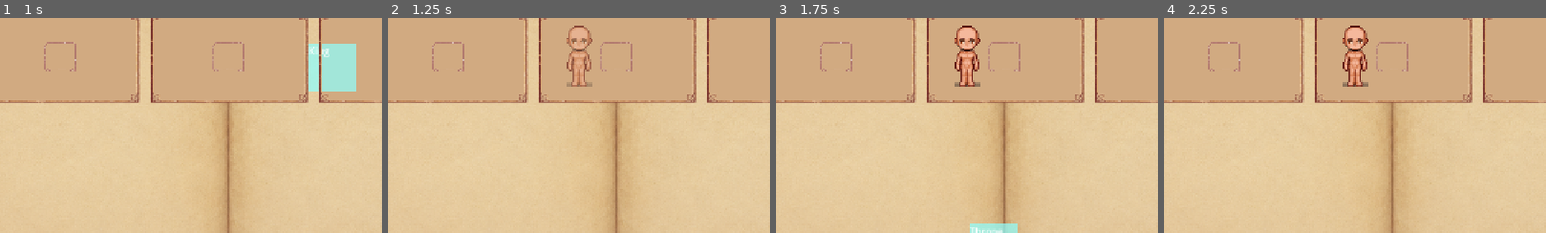
Above: before the commit, frames 1-4 (left to right).
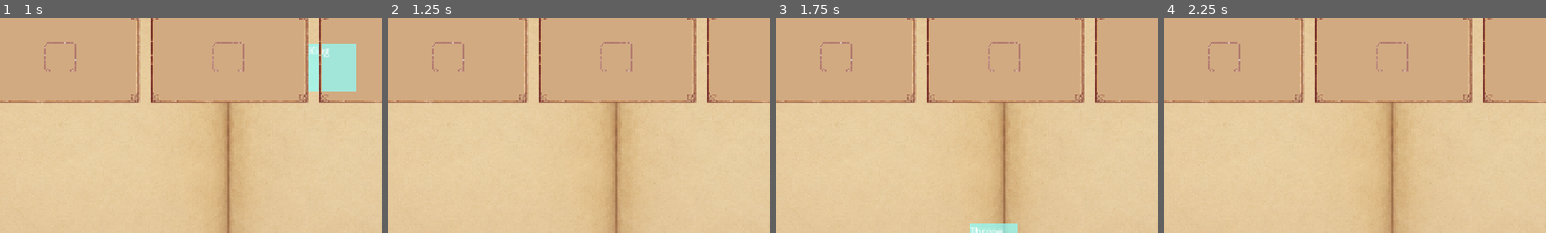
Above: after the commit, the same moments.

Repository: yudur/storyteller-godot-3info-game
Game: Godot game, scene res://src/screens/game_screen/game_screen.tscn
Same seed, same stepped clock (60 frames per second), same inputs: the game is played once before the commit and once after it.
Inputs (mouse positions are % of the whole screen's width and height, from its top left):
- Up to frame 1 (1 s): tap Enter at 0.5 s; drag from (38, 78) to (60, 28) at 0.52 s
- Up to frame 2 (1.25 s): no input
- Up to frame 3 (1.75 s): drag from (46, 78) to (45, 70) at 1.27 s
- Up to frame 4 (2.25 s): move the mouse to (53, 78) at 2.02 s; click (53, 78) at 2.17 s
The pictures show only the part of the screen within x 20-70%, y 22-72%; the shares and areas given below are measured in that part.

Frame 1 is identical in both runs. In frame 2, 0.7% of the frame differs, in the area x 46-54%, y 3-32%; in frame 3, 1.2%; in frame 4, 1.2%.

Commit message:
refactor: organizing code and fixing minor inconsistencies

Diff:
--- a/data/characters/monster.tres
+++ b/data/characters/monster.tres
@@ -1,9 +1,11 @@
-[gd_resource type="Resource" script_class="CharacterData" load_steps=2 format=3 uid="uid://cgmosnecok2kd"]
+[gd_resource type="Resource" script_class="CharacterData" load_steps=3 format=3 uid="uid://bof5psw7do1db"]
 
 [ext_resource type="Script" uid="uid://lywddvaxagxe" path="res://core/resources/character_data.gd" id="1_ckqcv"]
+[ext_resource type="Texture2D" uid="uid://d18fp6qnklow5" path="res://assets/sprites/personagens/rei/SSMale(Walking-normal)A2.png" id="2_xjihn"]
 
 [resource]
 script = ExtResource("1_ckqcv")
 id = "monster"
 display_name = "Monster"
+sprite_normal = ExtResource("2_xjihn")
 metadata/_custom_type_script = "uid://lywddvaxagxe"
--- a/src/comic_frame/comic_frame.gd
+++ b/src/comic_frame/comic_frame.gd
@@ -1,101 +1,88 @@
 class_name ComicFrame
 extends Control
 
+enum CharacterSide {
+	LEFT,
+	RIGHT
+}
 
-# References for internal visual nodes
 @onready var background: TextureRect = $Background
-@onready var slotLeft: Control = $slotLeft
-@onready var slotRight: Control = $slotRight
-@onready var sprite_left: TextureRect = $slotLeft/CaracterTexture
-@onready var sprite_right: TextureRect = $slotRight/CaracterTexture
+@onready var sprite_left: TextureRect = $slotLeft/CharacterTexture
+@onready var sprite_right: TextureRect = $slotRight/CharacterTexture
+@onready var animator: FrameAnimator = $FrameAnimator
+@onready var story_logic: FrameStoryLogic = $FrameStoryLogic
 
-# Variables storing the current state of the data for this frame
-var current_scene: SceneData = null
-var character_left: CharacterData = null
-var character_right: CharacterData = null
-
-var tween_left:Tween
-var tween_right:Tween
+var current_scene: SceneData
+var character_left: CharacterData
+var character_right: CharacterData
 
 func _ready() -> void:
 	clear_frame()
 
 func clear_frame() -> void:
+	animator.reset()
 	current_scene = null
 	character_left = null
 	character_right = null
 	background.texture = null
 	sprite_left.texture = null
-	sprite_right = null
-
-func animate_scene() -> void:
-	background.modulate.a = 0.0
-
-	var tween = create_tween()
-
-	tween.tween_property(background,
-	"modulate:a",
-	 1.0,
-	 0.5
-	).set_trans(Tween.TRANS_SINE).set_ease(Tween.EASE_OUT)
+	sprite_right.texture = null
 
 func set_scene(scene: SceneData) -> void:
 	current_scene = scene
-	if current_scene and current_scene.background:
-		background.texture = current_scene.background
-		animate_scene()
+	background.texture = scene.background if scene else null
+
+	if background.texture:
+		animator.fade_in_scene(background)
 	else:
-		background.texture = null
+		background.modulate.a = 1.0
 
-	SignalBus.frame_changed.emit()
+	_emit_frame_changed()
 
-
-
-func animate_character(sprite: TextureRect, side : String) -> void:
-	if side == "left":
-		if tween_left and tween_left.is_running():
-			tween_left.kill()
-	else:
-		if tween_right and tween_right.is_running():
-			tween_right.kill()
-
-	var tween = create_tween()
-	sprite.modulate.a = 0.0
-	tween.tween_property(sprite, "modulate:a", 1.0, 0.4)
-
-func add_character(character: CharacterData, side: String) -> void:
-	if side == "left":
-		character_left = character
-		sprite_left.texture = character.sprite_normal
-		animate_character(sprite_left, "left")
-	elif side == "right":
-		character_right = character
-		sprite_right.texture = character.sprite_normal
-		animate_character(sprite_right,"right")
-	else:
+func add_character(character: CharacterData, side: CharacterSide) -> void:
+	if not character or not character.sprite_normal:
 		return
 
-	# Updates the characters' appearance depending on the scene context
-	update_frame_logic()
-
-	SignalBus.frame_changed.emit()
-
-func update_frame_logic() -> void:
-	if not current_scene:
+	var sprite := _get_sprite(side)
+	if not sprite:
 		return
 
-	# TODO: simple context check
-	if character_left and character_right:
-		if character_left.id == "king" and character_right.id == "monster":
-			print("o rei esta assustado aaaaaaaa")
+	if side == CharacterSide.LEFT:
+		character_left = character
+	else:
+		character_right = character
 
-func _can_drop_data(at_position: Vector2, data: Variant) -> bool:
-	# The frame accepts the data if it is a character or a scene.
-	return data is CharacterData or data is SceneData
+	sprite.texture = character.sprite_normal
+	animator.fade_in_character(sprite, _side_name(side))
+	story_logic.update_scene_state(current_scene, character_left, character_right)
+	_emit_frame_changed()
+
+func _can_drop_data(_at_position: Vector2, data: Variant) -> bool:
+	if data is SceneData:
+		return true
+
+	return data is CharacterData and background.texture != null
 
 func _drop_data(at_position: Vector2, data: Variant) -> void:
 	if data is SceneData:
 		set_scene(data)
 	elif data is CharacterData:
-		# TODO: Plays in the left slot by default to test.
-		add_character(data, "left")
+		add_character(data, _side_from_position(at_position))
+
+func _get_sprite(side: CharacterSide) -> TextureRect:
+	if side == CharacterSide.LEFT:
+		return sprite_left
+	return sprite_right
+
+func _side_from_position(position: Vector2) -> CharacterSide:
+	if position.x < size.x * 0.5:
+		return CharacterSide.LEFT
+	return CharacterSide.RIGHT
+
+func _side_name(side: CharacterSide) -> String:
+	if side == CharacterSide.LEFT:
+		return "left"
+	return "right"
+
+func _emit_frame_changed() -> void:
+	SignalBus.frame_changed.emit()
--- a/src/comic_frame/comic_frame.tscn
+++ b/src/comic_frame/comic_frame.tscn
@@ -1,9 +1,11 @@
-[gd_scene load_steps=5 format=3 uid="uid://ddehfae7hfmji"]
+[gd_scene load_steps=7 format=3 uid="uid://ddehfae7hfmji"]
 
 [ext_resource type="Script" uid="uid://cfxmu5xcubimp" path="res://src/comic_frame/comic_frame.gd" id="1_cenh5"]
 [ext_resource type="Texture2D" uid="uid://dytytgrhva3tc" path="res://assets/sprites/border-story.png" id="2_border"]
 [ext_resource type="Texture2D" uid="uid://tn8cxhl03t12" path="res://assets/sprites/parchment.png" id="3_uv10l"]
 [ext_resource type="Texture2D" uid="uid://c0p7j1x8m08wx" path="res://assets/sprites/personagens/rei/SSMale(Ex1)(Happy)A2.png" id="4_mnwmv"]
+[ext_resource type="Script" path="res://src/comic_frame/frame_animator.gd" id="5_animator"]
+[ext_resource type="Script" path="res://src/comic_frame/frame_story_logic.gd" id="6_story_logic"]
 
 [node name="ComicFrame" type="Control"]
 custom_minimum_size = Vector2(270, 160)
@@ -16,6 +18,12 @@
 grow_horizontal = 2
 grow_vertical = 2
 script = ExtResource("1_cenh5")
+
+[node name="FrameAnimator" type="Node" parent="."]
+script = ExtResource("5_animator")
+
+[node name="FrameStoryLogic" type="Node" parent="."]
+script = ExtResource("6_story_logic")
 
 [node name="BackgroundColorForNoStories" type="ColorRect" parent="."]
 layout_mode = 0
@@ -79,7 +87,7 @@
 grow_vertical = 2
 mouse_filter = 2
 
-[node name="CaracterTexture" type="TextureRect" parent="slotLeft"]
+[node name="CharacterTexture" type="TextureRect" parent="slotLeft"]
 layout_mode = 1
 anchors_preset = -1
 anchor_left = 0.175
@@ -109,7 +117,7 @@
 grow_vertical = 2
 mouse_filter = 2
 
-[node name="CaracterTexture2" type="TextureRect" parent="slotRight"]
+[node name="CharacterTexture" type="TextureRect" parent="slotRight"]
 layout_mode = 1
 anchors_preset = -1
 anchor_left = 0.175
--- /dev/null
+++ b/src/comic_frame/frame_animator.gd
@@ -0,0 +1,52 @@
+class_name FrameAnimator
+extends Node
+
+@export var scene_fade_duration := 0.5
+@export var character_fade_duration := 0.4
+
+var _scene_tween: Tween
+var _left_character_tween: Tween
+var _right_character_tween: Tween
+
+func reset() -> void:
+	_kill_tween(_scene_tween)
+	_kill_tween(_left_character_tween)
+	_kill_tween(_right_character_tween)
+	_scene_tween = null
+	_left_character_tween = null
+	_right_character_tween = null
+
+func fade_in_scene(background: TextureRect) -> void:
+	_kill_tween(_scene_tween)
+	background.modulate.a = 0.0
+	_scene_tween = create_tween()
+	_scene_tween.tween_property(
+		background,
+		"modulate:a",
+		1.0,
+		scene_fade_duration
+	).set_trans(Tween.TRANS_SINE).set_ease(Tween.EASE_OUT)
+
+func fade_in_character(sprite: TextureRect, side: String) -> void:
+	var tween := _get_character_tween(side)
+	_kill_tween(tween)
+
+	sprite.modulate.a = 0.0
+	tween = create_tween()
+	tween.tween_property(sprite, "modulate:a", 1.0, character_fade_duration)
+	_set_character_tween(side, tween)
+
+func _get_character_tween(side: String) -> Tween:
+	if side == "left":
+		return _left_character_tween
+	return _right_character_tween
+
+func _set_character_tween(side: String, tween: Tween) -> void:
+	if side == "left":
+		_left_character_tween = tween
+	else:
+		_right_character_tween = tween
+
+func _kill_tween(tween: Tween) -> void:
+	if tween and tween.is_running():
+		tween.kill()
--- /dev/null
+++ b/src/comic_frame/frame_story_logic.gd
@@ -0,0 +1,13 @@
+class_name FrameStoryLogic
+extends Node
+
+func update_scene_state(
+	scene: SceneData,
+	left_character: CharacterData,
+	right_character: CharacterData
+) -> void:
+	if not scene or not left_character or not right_character:
+		return
+
+	if left_character.id == "king" and right_character.id == "monster":
+		print("o rei esta assustado aaaaaaaa")
Renamed: assets/sprites/personagens/rei/SSMale(Ex1)(Happy)A2.png -> assets/sprites/character/king/SSMale(Ex1)(Happy)A2.png
Not shown, added: assets/sprites/character/king/SSMale(Ex1)(Happy)A2.png.import
Renamed: assets/sprites/personagens/rei/SSMale(Ex6)(Sad)A2.png -> assets/sprites/character/king/SSMale(Ex6)(Sad)A2.png
Not shown, changed: assets/sprites/character/king/SSMale(Ex6)(Sad)A2.png.import
Renamed: assets/sprites/personagens/rei/SSMale(Walking-normal)A2.png -> assets/sprites/character/king/SSMale(Walking-normal)A2.png
Not shown, changed: assets/sprites/character/king/SSMale(Walking-normal)A2.png.import
Renamed: assets/sprites/cenarios/laboratorio.png -> assets/sprites/scenes/laboratorio.png
Not shown, changed: assets/sprites/scenes/laboratorio.png.import
Binary file added: assets/sprites/sheets.png
Not shown, changed: assets/sprites/sheets.png.import
Not shown: 1 places in data/stories/default_story.tres that only renumber resources
Not shown, added: src/comic_frame/frame_animator.gd.uid
(and 1 more such lines)
